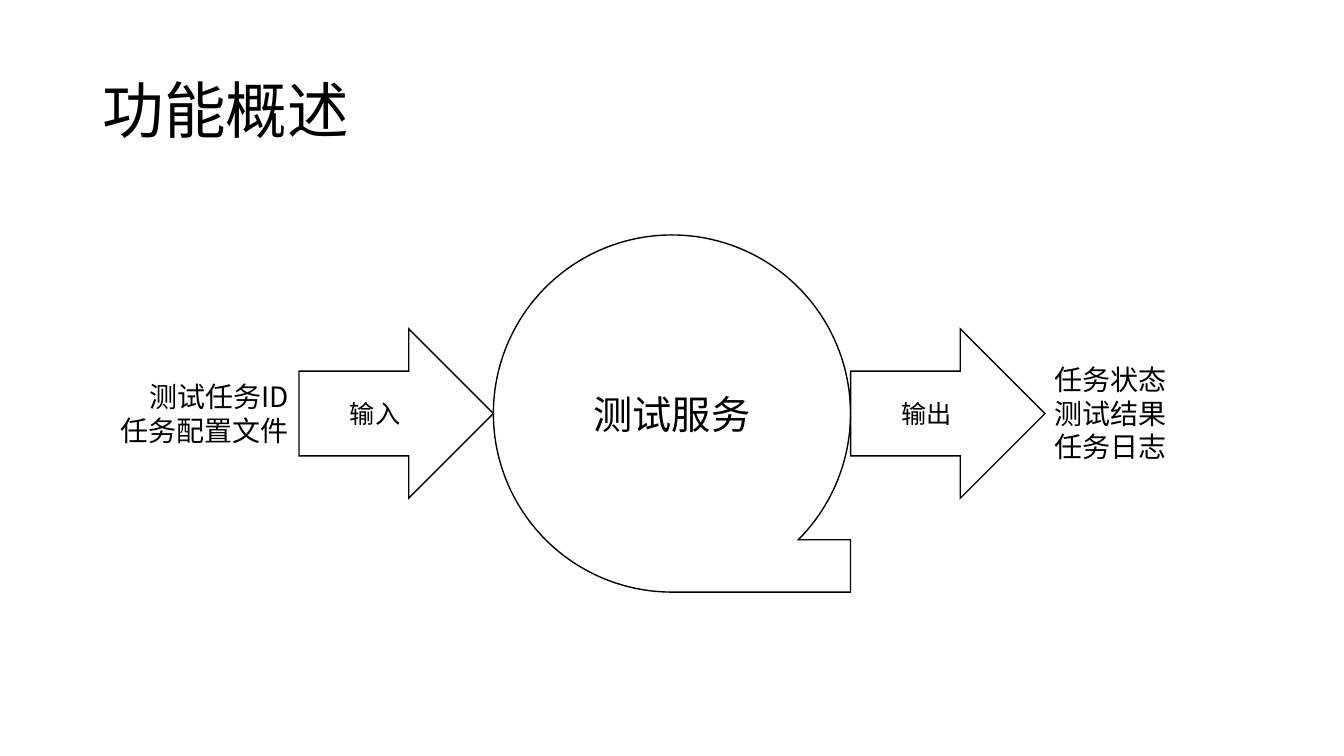
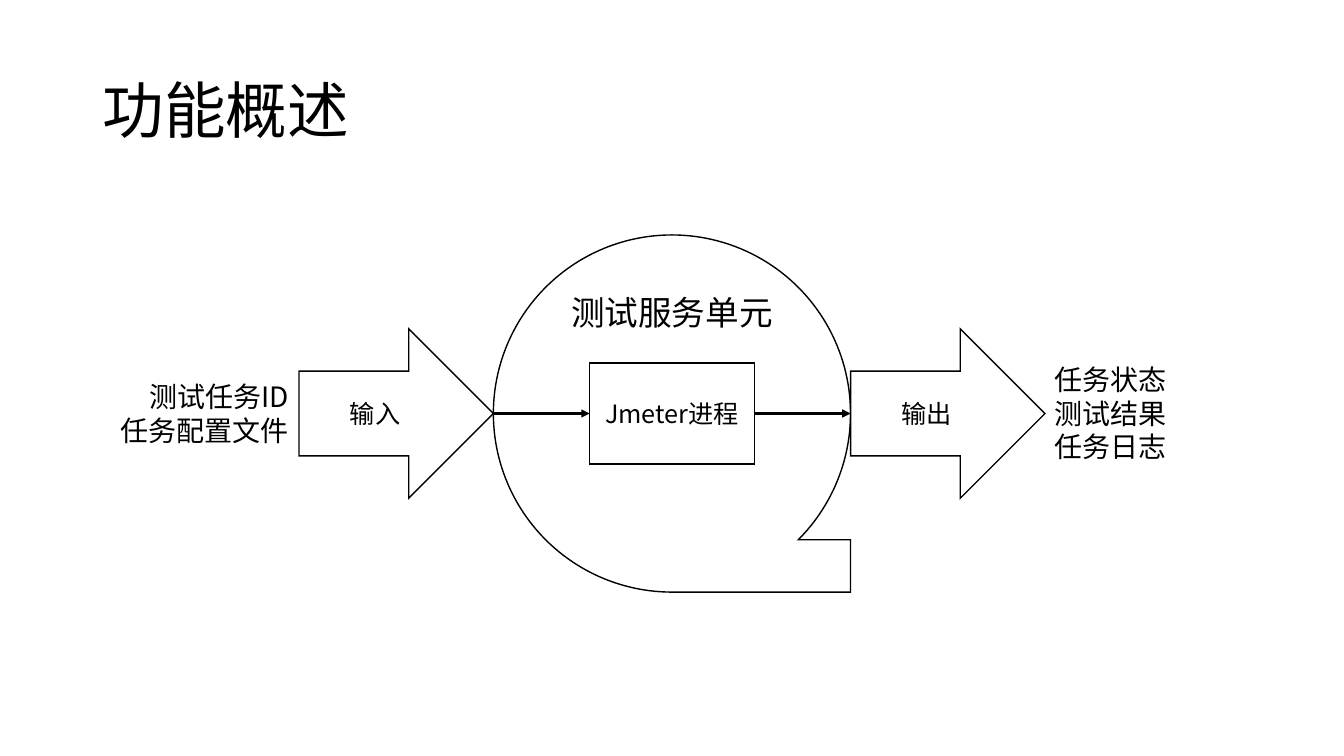
Before and after one commit to WuXiSTC/PressureMeter, a slide deck: slide 3 of 设计图.pptx. Drawn at 1344x756 pixels with LibreOffice and Linux fonts; fonts in the diff are those of the drawing. Boxes give left, top, right and bottom in pixels: in the first picture for what was removed or moved away, otherwise in the second. Text is boxed around its words. In the diff, an @@ line names an element or a change of style, - is before the commit and + after.

Commit message:
设计图更新

```diff
--- a/设计图.pptx
+++ b/设计图.pptx
@@ flow chart magnetic tape "测试服务单元" at [494,235,851,592]: vertical alignment middle to top @@
@@ text in flow chart magnetic tape at [571,297,773,328]: text changed; size 28 to 24 pt @@
-测试服务
+测试服务单元
@@ rectangle added at [590,363,754,464], fill #FFFFFF, outline #000000 1 pt, 18 pt, text #000000 @@
+Jmeter进程
@@ arrow added from (494, 413) to (590, 413), #000000 1.5 pt @@
@@ arrow added from (754, 413) to (851, 413), #000000 1.5 pt @@
```
